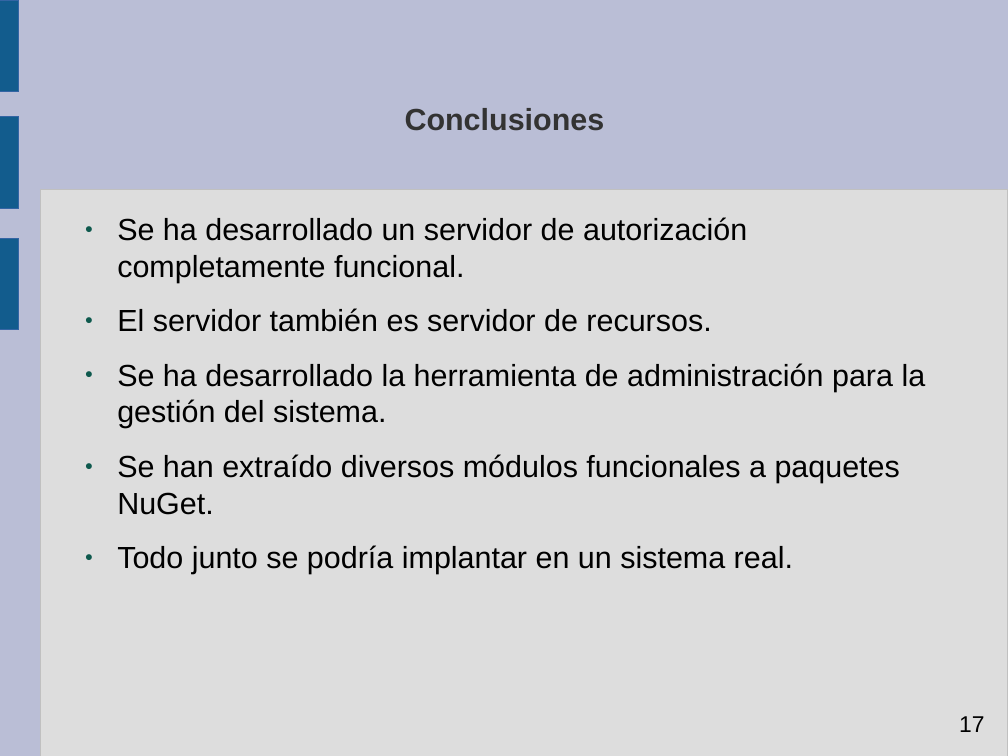
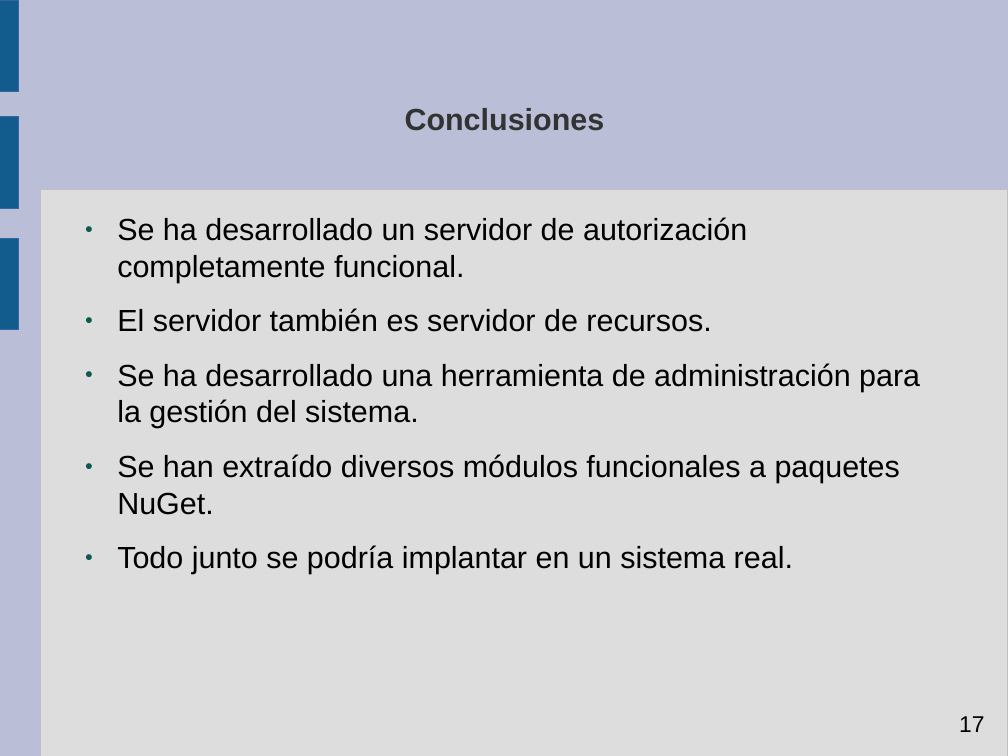
Before and after one commit to jumuro/OAuthServer, a slide deck: slide 17 of PFC/Doc/Presentación/Presentación.odp. Drawn at 1008x756 pixels with LibreOffice and Linux fonts; fonts in the diff are those of the drawing. Boxes give left, top, right and bottom in pixels: in the first picture for what was removed or moved away, otherwise in the second. Text is boxed around its words. In the diff, an @@ line names an element or a change of style, - is before the commit and + after.

```diff
--- a/PFC/Doc/Presentación/Presentación.odp
+++ b/PFC/Doc/Presentación/Presentación.odp
@@ text at bbox=[117, 363, 920, 428]: text changed @@
-● Se ha desarrollado la herramienta de administración para la gestión del sistema.
+● Se ha desarrollado una herramienta de administración para la gestión del sistema.
```
Also in this commit, not shown: 1 slide added, 2 slides removed, 1 other file.
